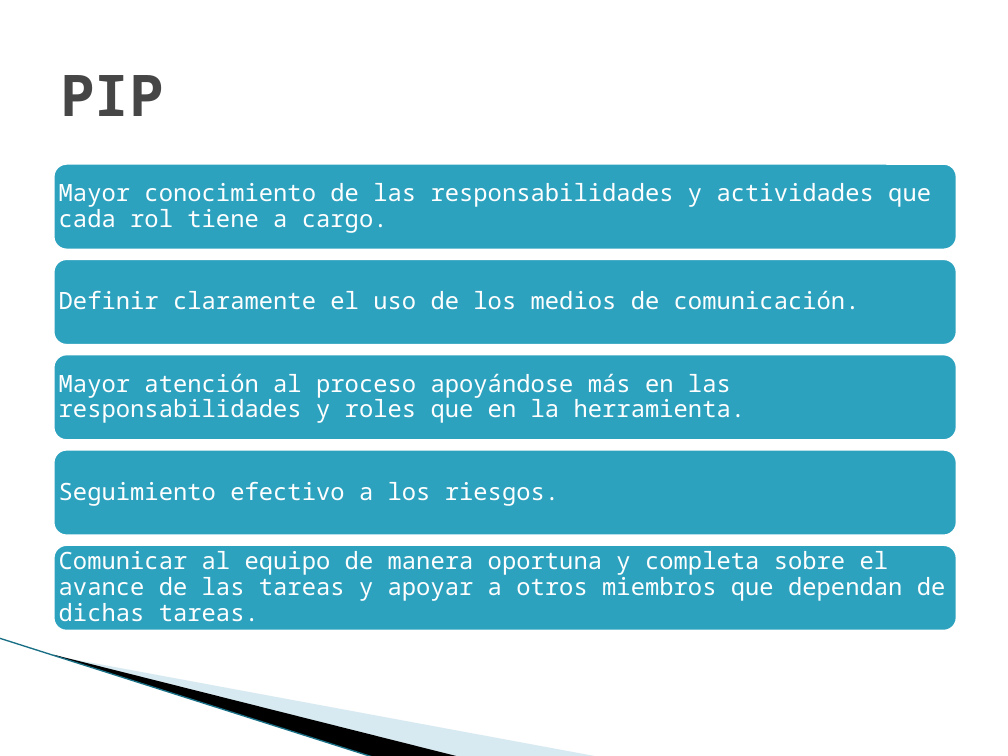
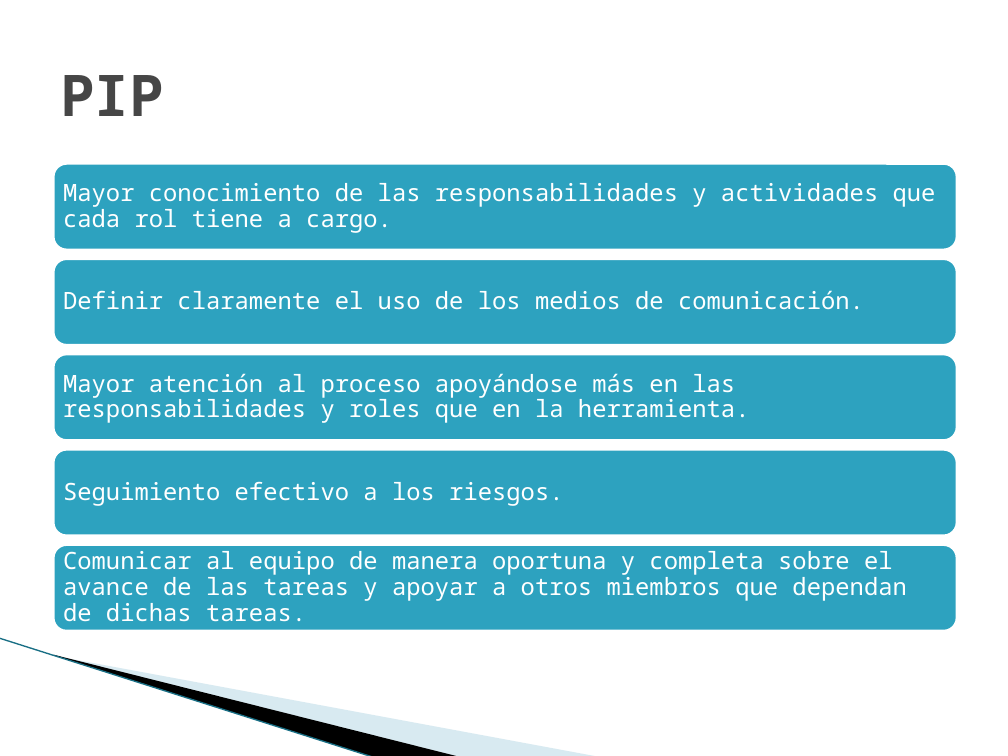
Before and after one commit to jlsarmientoh/tsp_change_counter, a slide deck: slide 31 of docs/NoteBook/Project cycle reports/TSPi – Ciclo 1.pptx. Drawn at 1008x756 pixels with LibreOffice and Linux fonts; fonts in the diff are those of the drawing; background and template pictures are left out. Boxes give left, top, right and bottom in pixels: in the first picture for what was removed or moved away, otherwise in the second. Text is boxed around its words. In the diff, an @@ line names an element or a change of style, - is before the commit and + after.

```diff
--- a/docs/NoteBook/Project cycle reports/TSPi – Ciclo 1.pptx
+++ b/docs/NoteBook/Project cycle reports/TSPi – Ciclo 1.pptx
@@ text "Mayor conocimiento de las responsabilidades ...": place and size @@
-text "Mayor conocimiento de las responsabilidades ..." at [59, 183, 931, 233]
+text "Mayor conocimiento de las responsabilidades ..." at [63, 183, 936, 233]
@@ text "Definir claramente el uso de ...": place and size @@
-text "Definir claramente el uso de ..." at [59, 290, 860, 310]
+text "Definir claramente el uso de ..." at [63, 290, 864, 310]
@@ text "Mayor atención al proceso apoyándose ...": place and size @@
-text "Mayor atención al proceso apoyándose ..." at [59, 373, 746, 423]
+text "Mayor atención al proceso apoyándose ..." at [63, 373, 750, 423]
@@ text "Seguimiento efectivo a los riesgos.": place and size @@
-text "Seguimiento efectivo a los riesgos." at [59, 482, 559, 506]
+text "Seguimiento efectivo a los riesgos." at [63, 482, 563, 506]
@@ text "Comunicar al equipo de manera ..." rewrapped from [59, 547, 946, 622] to [63, 551, 906, 622] @@
```
Also in this commit, not shown: 15 other slides changed.
